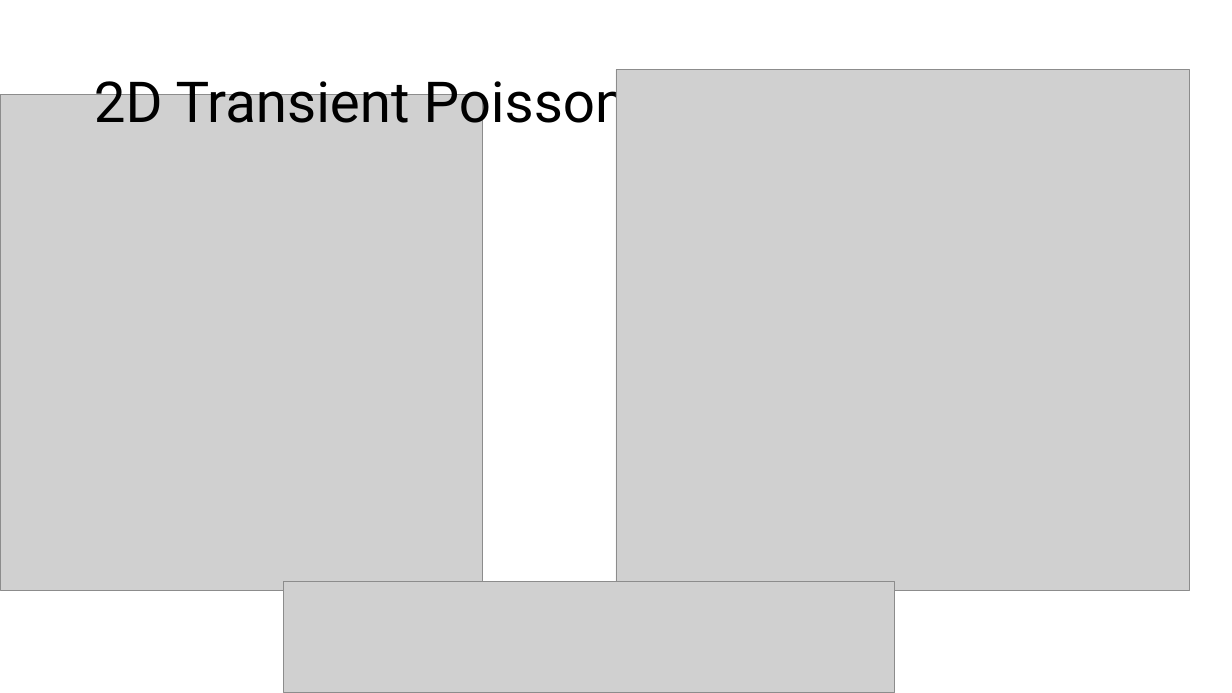
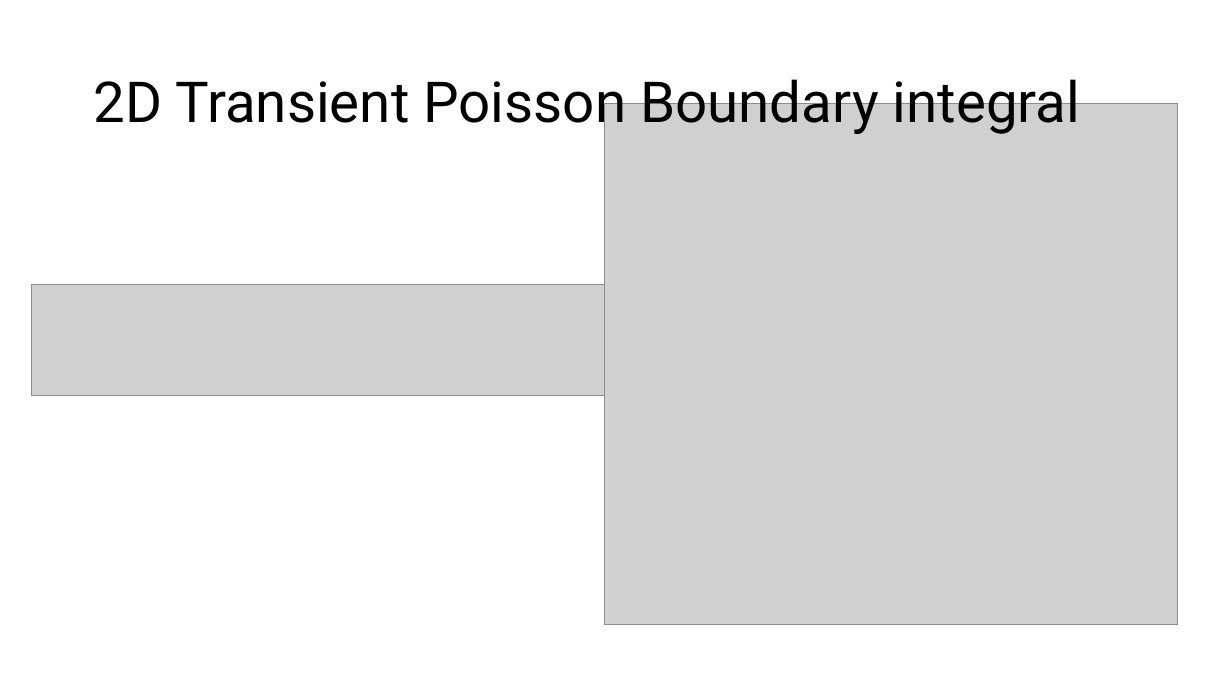
Before and after one commit to lfreeman5/Fall25, a slide deck: slide 11 of FEA/Final_Project/Final_Presentation.pptx (slide 10 before the commit). Drawn at 1232x693 pixels with LibreOffice and Linux fonts; fonts in the diff are those of the drawing; grey boxes stand for pictures. Boxes give left, top, right and bottom in pixels: in the first picture for what was removed or moved away, otherwise in the second. Text is boxed around its words. In the diff, an @@ line names an element or a change of style, - is before the commit and + after.

Commit message:
Update FEA project files and simulation parameters
Added node numbering figure and project zip archive. Updated geometry_2d.py to use a 5x5 grid with new spacing. Added debug print statements in matrices_2d.py. Overhauled simulation setup and boundary conditions in solve_2d_heat.py for clarity and new test case. Modified HW7/problem3a.py to use new triangle points and print only relevant matrix for Poisson problem.

```diff
--- a/FEA/Final_Project/Final_Presentation.pptx
+++ b/FEA/Final_Project/Final_Presentation.pptx
@@ title at <box>94,70,1080,135</box>: text changed @@
-2D Transient Poisson
+2D Transient Poisson Boundary integral
@@ picture removed at <box>0,94,482,591</box> @@
@@ picture: place and size @@
-picture at <box>616,69,1190,591</box>
+picture at <box>604,104,1178,625</box>
@@ picture: place and size @@
-picture at <box>284,581,896,693</box>
+picture at <box>32,285,644,396</box>
```
Also in this commit, not shown: 2 other slides changed, 1 slide added, 7 other files.
